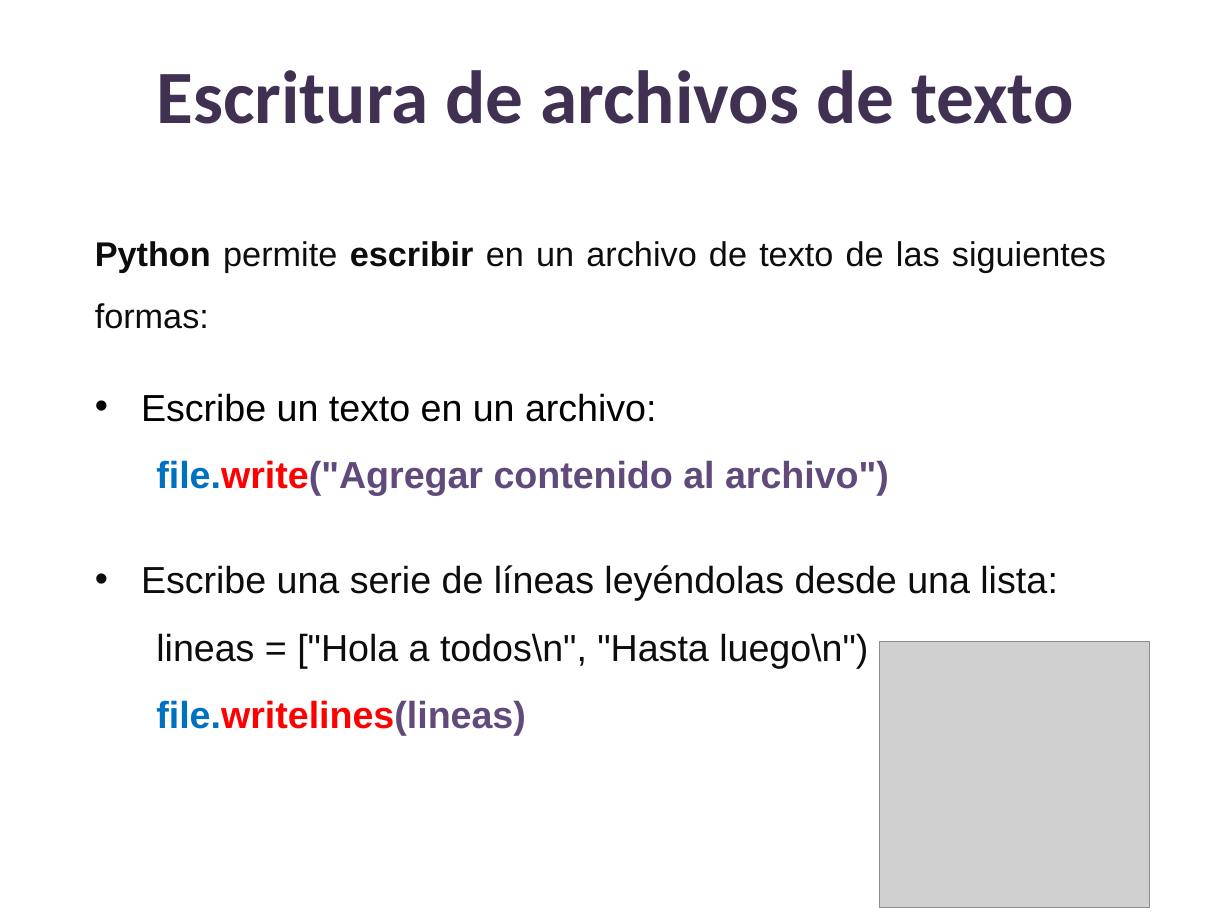
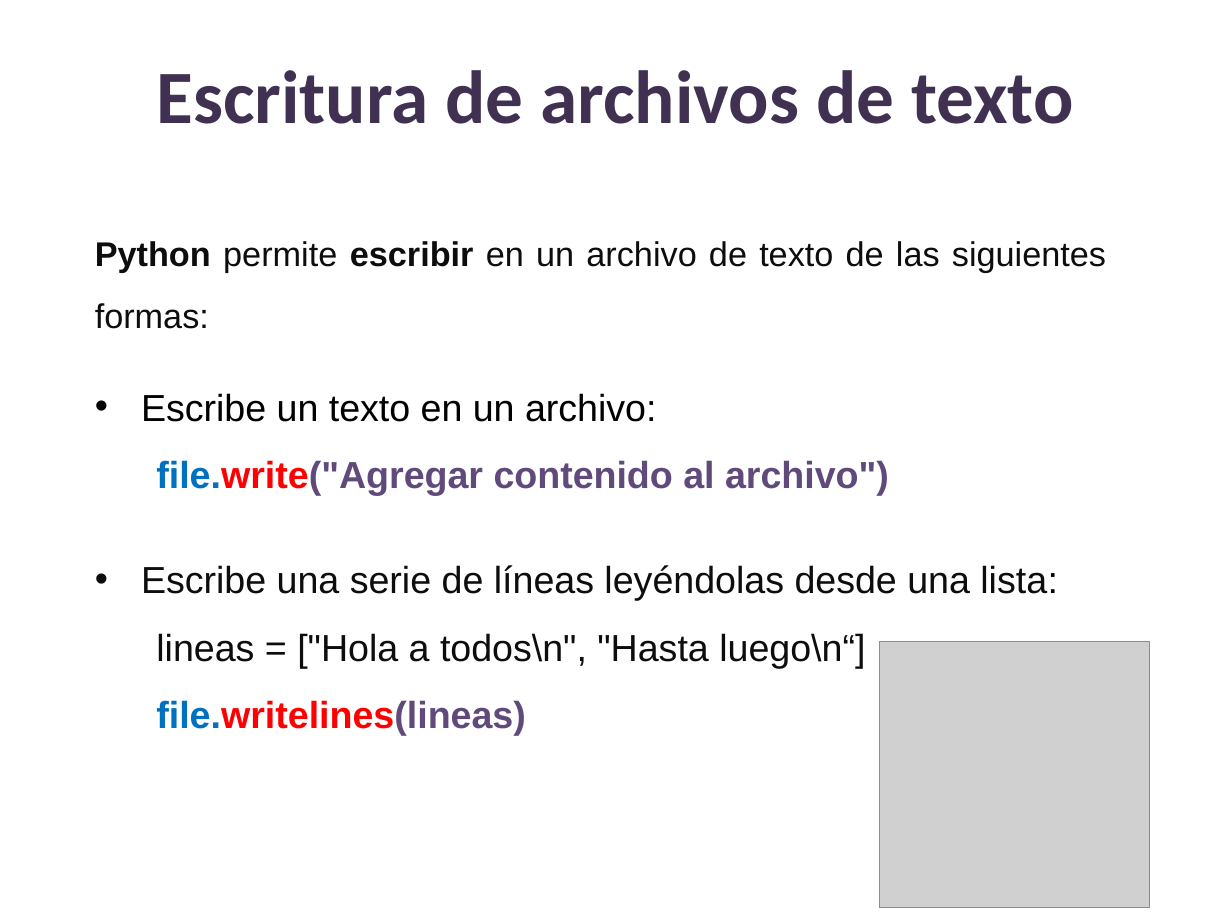
Before and after one commit to lizetheP/PensamientoC, a slide deck: slide 10 of CalendarioAgo20L/presentaciones/12_Archivos.pptx. Drawn at 1232x924 pixels with LibreOffice and Linux fonts; fonts in the diff are those of the drawing; grey boxes stand for pictures. Boxes give left, top, right and bottom in pixels: in the first picture for what was removed or moved away, otherwise in the second. Text is boxed around its words. In the diff, an @@ line names an element or a change of style, - is before the commit and + after.

```diff
--- a/CalendarioAgo20L/presentaciones/12_Archivos.pptx
+++ b/CalendarioAgo20L/presentaciones/12_Archivos.pptx
@@ text at (156, 633, 865, 668): text changed @@
-  lineas = ["Hola a todos\n", "Hasta luego\n")
+  lineas = ["Hola a todos\n", "Hasta luego\n“]
```
Also in this commit, not shown: 1 other file.
